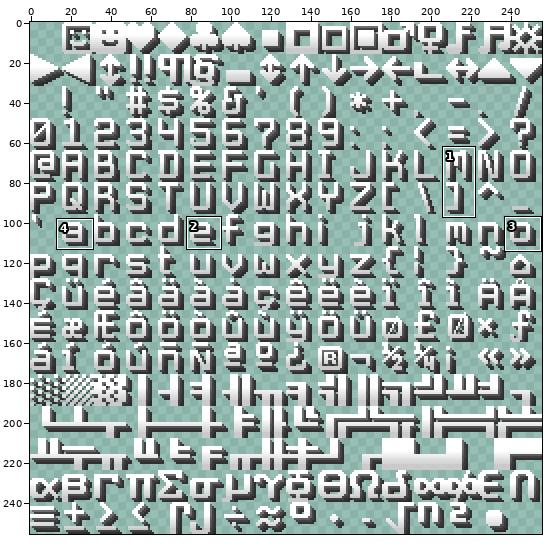
Two states of a sprite sheet, out/Badlion Text Shadow/assets/minecraft/font/ascii.png. The first picture is a wide view before the edit; the outline marks the close-up.
Close-up. Earlier state:
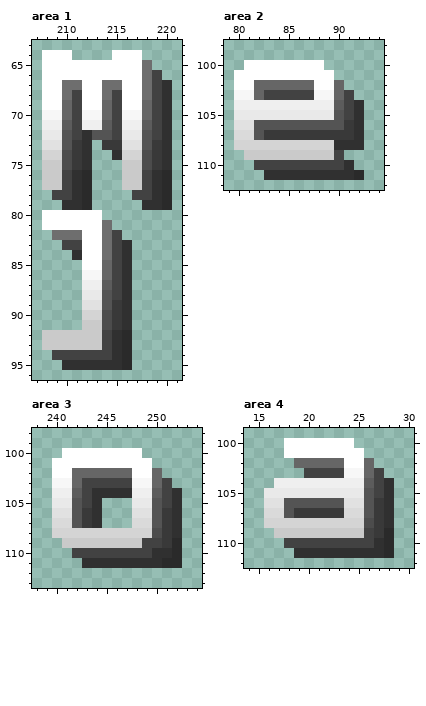
The file is 256x256 pixels. Pixels under 10% opacity are left out. Colours within 5 levels of each other are drawn and written as one. Shown: area 1: x 207..221, y 63..96; area 2: x 79..94, y 98..112; area 3: x 238..254, y 98..113; area 4: x 14..30, y 99..112. The commit also changed other parts of the picture, which this record leaves out.
And afterwards:
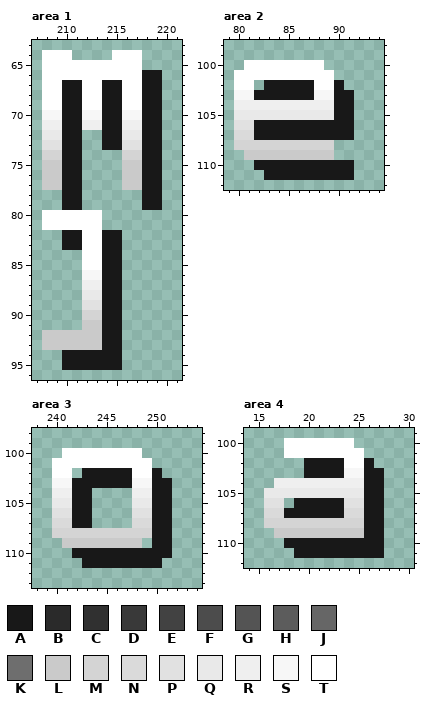
Palette (. is transparent): A #181818  B #2a2a2a  C #303030  D #393939  E #424242  F #4c4c4c  G #545454  H #5c5c5c  J #666666  K #6e6e6e  L #cacaca  M #d4d4d4  N #dadada  P #e1e1e1  Q #e9e9e9  R #efefef  S #f7f7f7  T #ffffff
From old to new:
--- area 1
@@ x 207..221 @@
 64 .TTT....TTT....
-65 .TTTTTTTTTTK...
-66 .TTTTTTTTTTKE..
-67 .TTKKTTKKTTKEC.
-68 .TTKETTKETTKEC.
-69 .TTJETTJETTJEC.
-70 .SSJESSJESSJEC.
-71 .RRHERRHERRHEC.
-72 .QQGECGGEQQGEC.
-73 .PPGDC.DDPPGDC.
-74 .MMFDC..CMMFDC.
-75 .LLFDC...LLFDC.
-76 .LLECB...LLECB.
-77 .LLECB...LLECB.
-78 ..EECB....EECB.
-79 ...CCB.....CCB.
+65 .TTTTTTTTTT....
+66 .TTTTTTTTTTAA..
+67 .TTAATTAATTAA..
+68 .TTAATTAATTAA..
+69 .TTAATTAATTAA..
+70 .SSAASSAASSAA..
+71 .RRAARRAARRAA..
+72 .QQAA..AAQQAA..
+73 .PPAA..AAPPAA..
+74 .MMAA....MMAA..
+75 .LLAA....LLAA..
+76 .LLAA....LLAA..
+77 .LLAA....LLAA..
+78 ...AA......AA..
+79 ...AA......AA..
 80 .TTTTTT........
-81 .TTTTTTK.......
-82 ..KKKTTKE......
-83 ...EETTKEC.....
-84 ....CTTKEC.....
-85 .....TTJEC.....
-86 .....SSJEC.....
-87 .....RRHEC.....
-88 .....QQGEC.....
-89 .....PPGDC.....
-90 .....MMFDC.....
-91 .....LLFDC.....
-92 .LLLLLLECB.....
-93 .LLLLLLECB.....
-94 ..EEEEEECB.....
-95 ...CCCCCCB.....
+81 .TTTTTT........
+82 ...AATTAA......
+83 ...AATTAA......
+84 .....TTAA......
+85 .....TTAA......
+86 .....SSAA......
+87 .....RRAA......
+88 .....QQAA......
+89 .....PPAA......
+90 .....MMAA......
+91 .....LLAA......
+92 .LLLLLLAA......
+93 .LLLLLLAA......
+94 ...AAAAAA......
+95 ...AAAAAA......
 96 ...............
--- area 2
@@ x 79..94 @@
 101 .TTTTTTTTTT.....
-102 .TTJJJJJJTTJ....
-103 .SSJEEEEESSJE...
-104 .RRRRRRRRRRHEC..
-105 .QQQQQQQQQQGEC..
-106 .PPGGGGGGGGGDC..
-107 .NNGDDDDDDDDDC..
-108 .MMMMMMMMMMCCC..
-109 ..LLLLLLLLLE....
-110 ...EEEEEEEEEC...
-111 ....CCCCCCCCCB..
+102 .TT.AAAAATTA....
+103 .SSAAAAAASSAA...
+104 .RRRRRRRRRRAA...
+105 .QQQQQQQQQQAA...
+106 .PPAAAAAAAAAA...
+107 .NNAAAAAAAAAA...
+108 .MMMMMMMMMM.....
+109 ..LLLLLLLLL.....
+110 ...AAAAAAAAAA...
+111 ....AAAAAAAAA...
 112 ................
--- area 3
@@ x 238..254 @@
 101 ..TTTTTTTTTT.....
-102 ..TTJJJJJJTTJ....
-103 ..SSJEEEEESSJE...
-104 ..RRHECCCCRRHEC..
-105 ..QQGEC...QQGEC..
-106 ..PPGDC...PPGDC..
-107 ..NNGDC...NNGDC..
-108 ..MMMMMMMMMMFDC..
-109 ...LLLLLLLLEEDB..
-110 ....EEEEEEEECCB..
-111 .....CCCCCCCCBB..
+102 ..TT.AAAAATTA....
+103 ..SSAAAAAASSAA...
+104 ..RRAA....RRAA...
+105 ..QQAA....QQAA...
+106 ..PPAA....PPAA...
+107 ..NNAA....NNAA...
+108 ..MMMMMMMMMMAA...
+109 ...LLLLLLLL.AA...
+110 ....AAAAAAAAAA...
+111 .....AAAAAAAA....
 112 .................
--- area 4
@@ x 14..30 @@
 101 ....TTTTTTTT.....
-102 .....JJJJJTTJ....
-103 ......EEEESSJE...
-104 ...RRRRRRRRRHEC..
-105 ..QQQQQQQQQQGEC..
-106 ..PPGGGGGGPPGDC..
-107 ..NNGDDDDDNNGDC..
-108 ..MMMMMMMMMMFDC..
-109 ...LLLLLLLLLEDB..
-110 ....EEEEEEEEECB..
-111 .....CCCCCCCCCB..
+102 ......AAAATTA....
+103 ......AAAASSAA...
+104 ...RRRRRRRRRAA...
+105 ..QQQQQQQQQQAA...
+106 ..PP.AAAAAPPAA...
+107 ..NNAAAAAANNAA...
+108 ..MMMMMMMMMMAA...
+109 ...LLLLLLLLLAA...
+110 ....AAAAAAAAAA...
+111 .....AAAAAAAAA...
 112 .................
